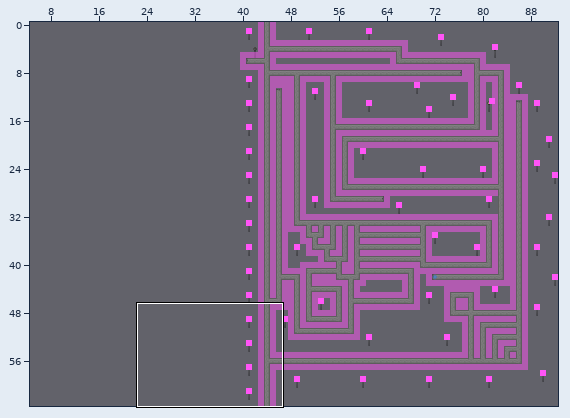
A Tiled map gets an edit: res/maps/roads.tmx. The picture above shows the old version from afar; the outline marks the close-up.
Close-up. The starting point:
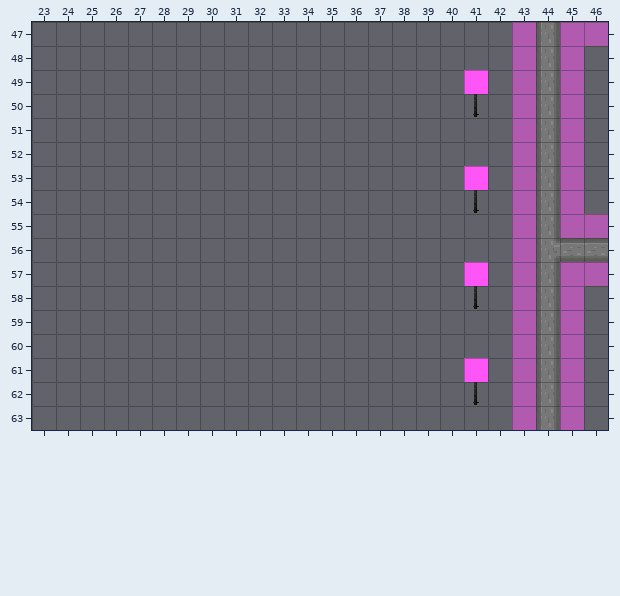
Cells are 16x16 px. Shown: x 23..46, y 47..63. The commit also changed other parts of the map, which this record leaves out. The old version is drawn lined up with the new one.
Once edited:
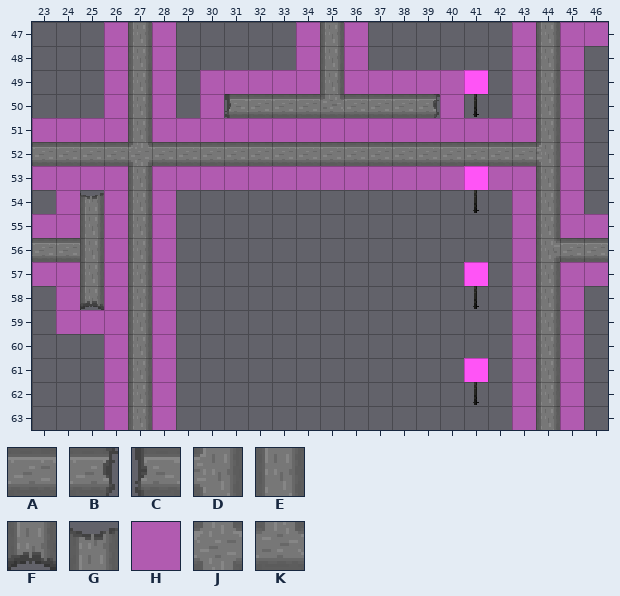
Key: from "roads": A 1, B 2, C 3, D 4, E 9, F 10, G 11, H 12, J 19, K 26.
_ is an empty cell, . an unchanged one.
See-through tiles are keyed as they look on the map.
Change:
map size 64x64 -> 96x64 cells (old content now starts at 32,0; both pictures use the new coordinates)
--- layer "floor"
@@ x 23..44 @@
-47 ...._......._.........
-48 ...._......._.........
-49 ...._......._.........
-50 ...._..._________.....
-51 ...._.................
-52 _____________________E
-53 ...._.................
-54 .._._.................
-55 .._._.................
-56 ___._.................
-57 .._._.................
-58 .._._.................
-59 ...._.................
-60 ...._.................
-61 ...._.................
-62 ...._.................
-63 ...._.................
+47 ....E.......E.........
+48 ....E.......E.........
+49 ....E.......E.........
+50 ....E...CAAAKAAAB.....
+51 ....E.................
+52 AAAAJAAAAAAAAAAAAAAAAD
+53 ....E.................
+54 ..G.E.................
+55 ..E.E.................
+56 AAE.E.................
+57 ..E.E.................
+58 ..F.E.................
+59 ....E.................
+60 ....E.................
+61 ....E.................
+62 ....E.................
+63 ....E.................
--- layer "collision"
@@ x 23..43 @@
-47 ..._._....._._.......
-48 ..._._....._._.......
-49 ..._._._____._____...
-50 ..._._._........._...
-51 ____._______________.
-52 ....................H
-53 ____._____________._.
-54 ._._._...............
-55 __._._...............
-56 ..._._...............
-57 __._._...............
-58 ._._._...............
-59 .___._...............
-60 ..._._...............
-61 ..._._...............
-62 ..._._...............
-63 ..._._...............
+47 ...H.H.....H.H.......
+48 ...H.H.....H.H.......
+49 ...H.H.HHHHH.HHHHH...
+50 ...H.H.H.........H...
+51 HHHH.HHHHHHHHHHHHHHH.
+52 ...................._
+53 HHHH.HHHHHHHHHHHHH.H.
+54 .H.H.H...............
+55 HH.H.H...............
+56 ...H.H...............
+57 HH.H.H...............
+58 .H.H.H...............
+59 .HHH.H...............
+60 ...H.H...............
+61 ...H.H...............
+62 ...H.H...............
+63 ...H.H...............
Pixel boxes of the changes (left, top, right, bottom) in both close-ups:
changed: (32, 22, 542, 430)
